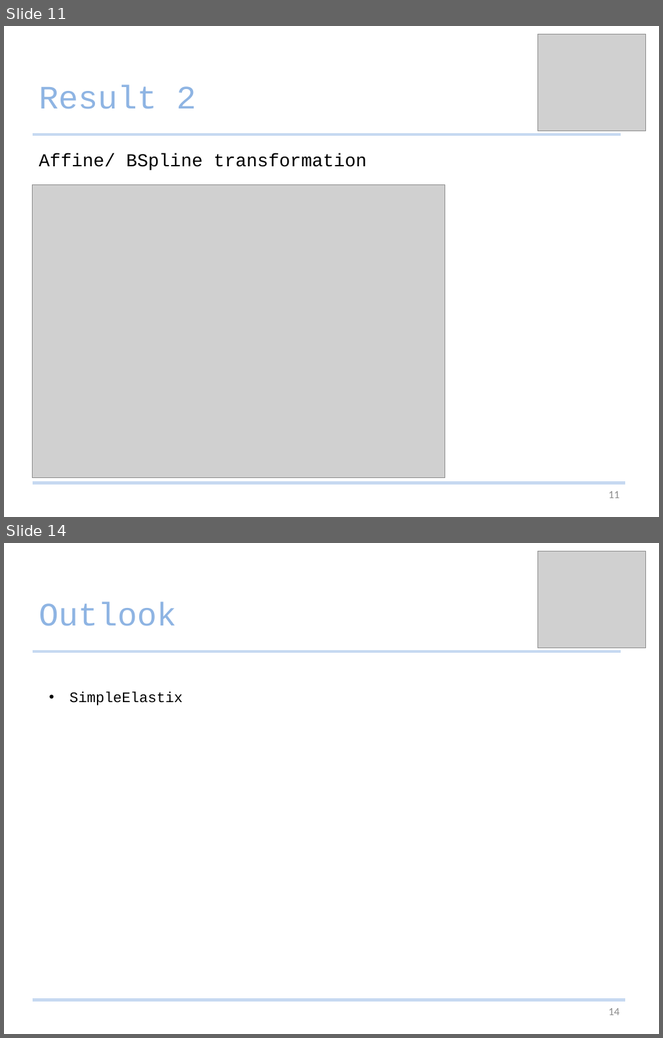
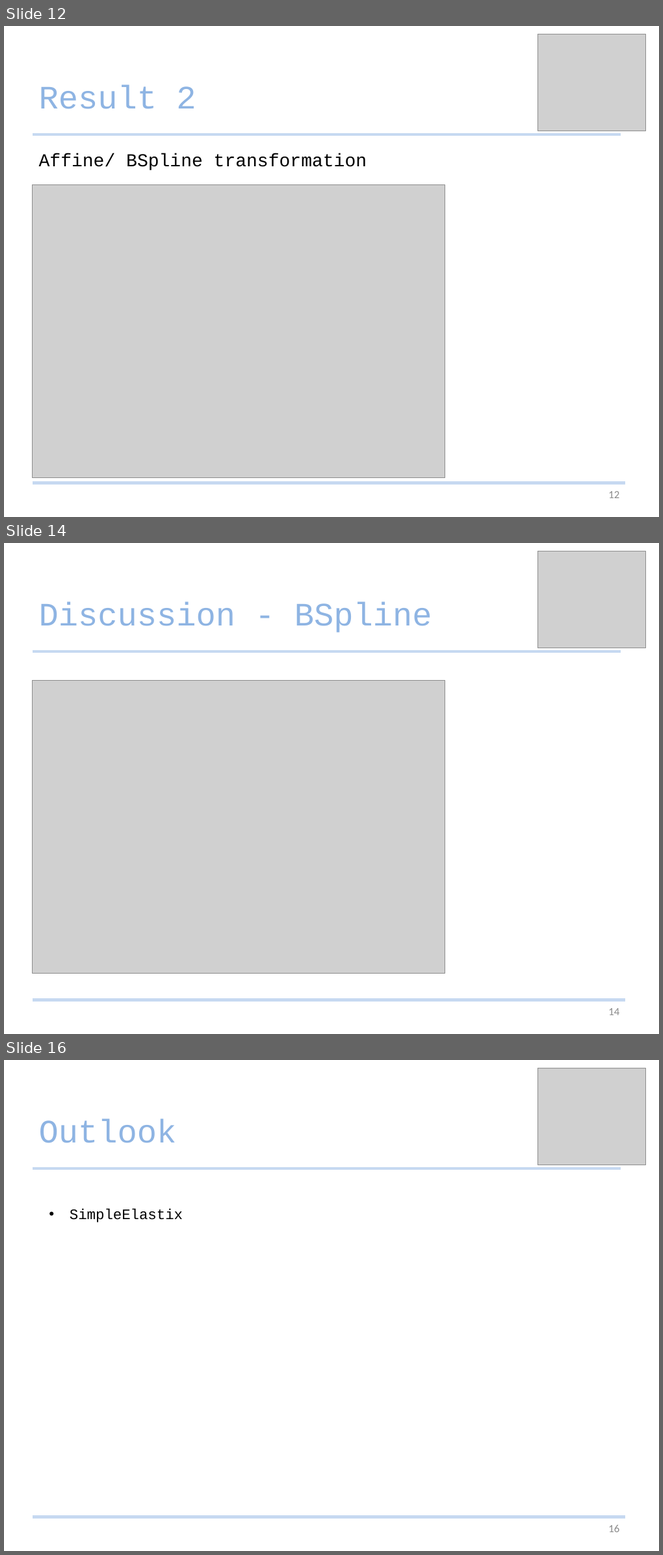
Before and after one commit to Studijacob/MIALab, a slide deck: wd/Documentation/MIALab presentation.pptx. Shown one above the other, each under a label of ours: slides 11 and 14 before the commit, slides 12, 14 and 16 after it; the slides between them are not shown. The pictures are 663x1038 and 663x1555 pixels, drawn with LibreOffice and Linux fonts; fonts in the diff are those of the drawing; grey boxes stand for pictures. Boxes give left, top, right and bottom in pixels: in the first picture for what was removed or moved away, otherwise in the second. Text is boxed around its words. In the diff, an @@ line names an element or a change of style, - is before the commit and + after.

```diff
--- a/wd/Documentation/MIALab presentation.pptx
+++ b/wd/Documentation/MIALab presentation.pptx
@@ slide 14 added at [4,543,659,1034], background #FFFFFF @@
@@ picture added at [538,551,646,648] @@
@@ title added at [39,601,432,633], 36 pt, text #8EB4E3 @@
+Discussion - BSpline
@@ line added from (32, 651) to (621, 651), #C6D9F1 3 pt @@
@@ picture added at [32,681,445,973] @@
@@ line added from (32, 1001) to (626, 1001), #C6D9F1 3 pt @@
@@ page number added at [608,1008,620,1016], 12 pt, text #8C8C8C @@
+14
@@ what was slide 11 is now slide 12 @@
@@ page number at [608,491,620,499]: text changed @@
-11
+12
@@ what was slide 14 is now slide 16 @@
@@ page number at [608,1525,620,1533]: text changed @@
-14
+16
```
Also in this commit, not shown: 7 slides changed, 4 other slides added.
